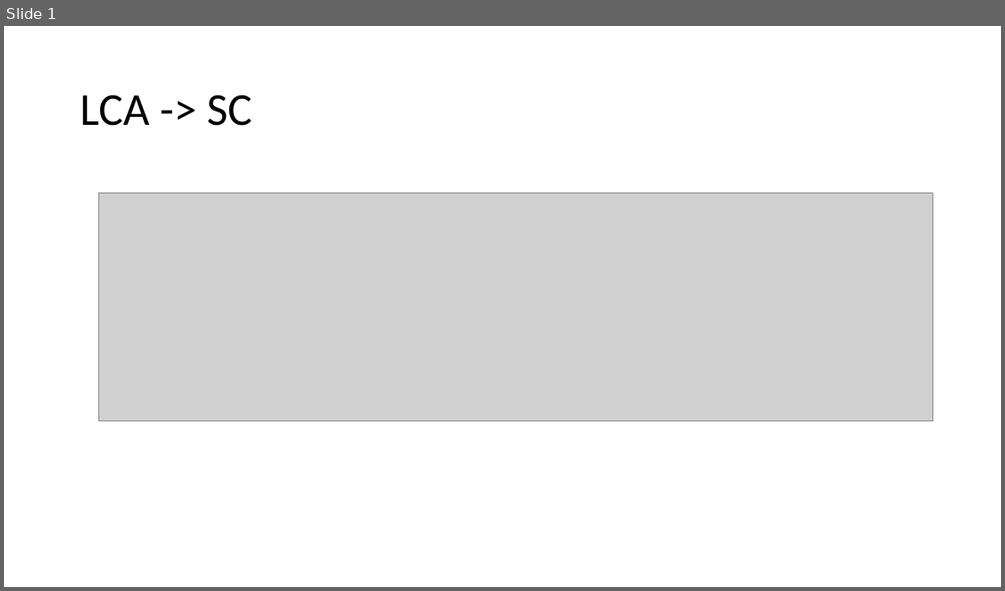
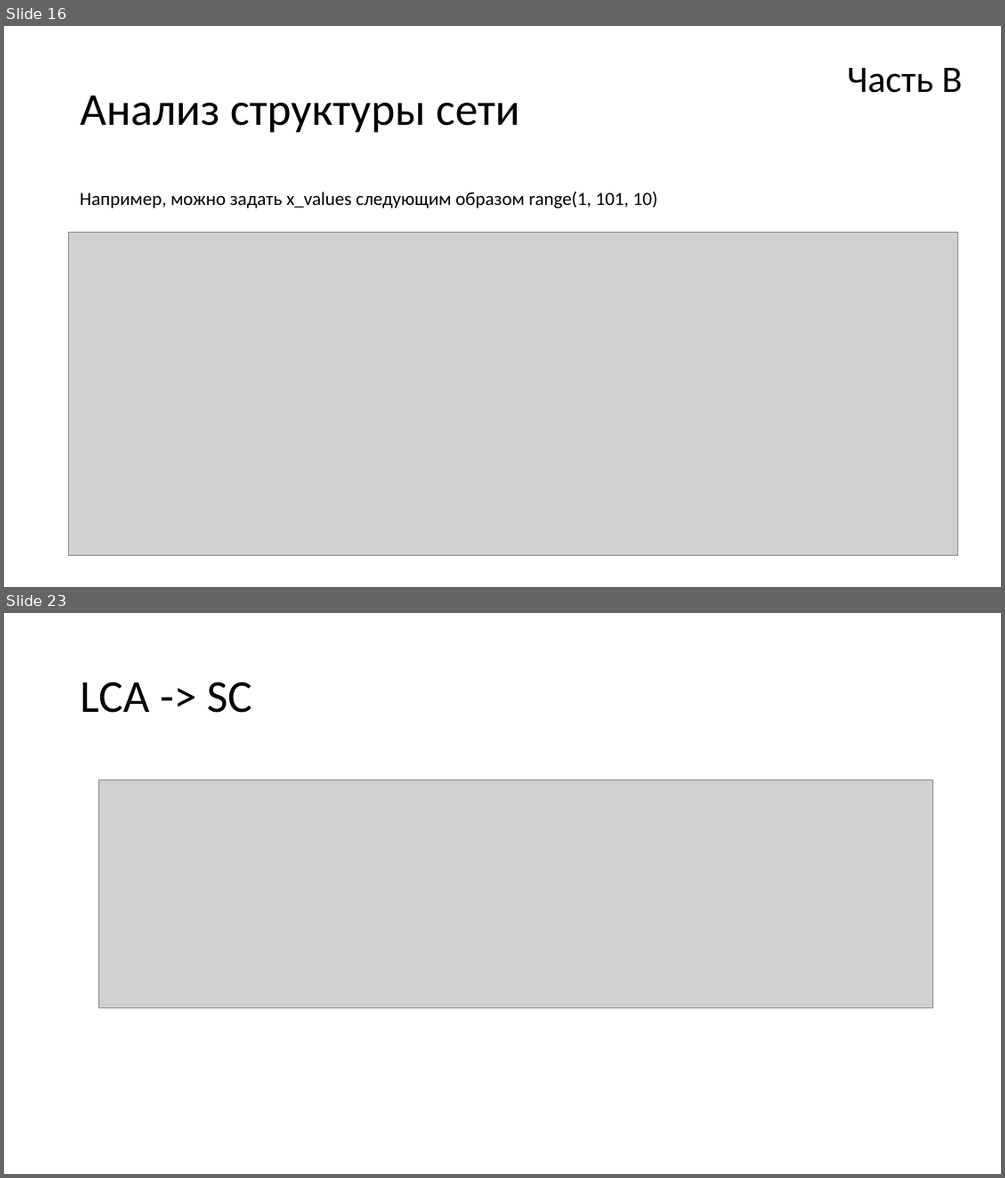
Before and after one commit to answerIII/Graph_Theory_LeetCode25, a slide deck: results/pres.pptx. Shown one above the other, each under a label of ours: slide 1 before the commit, slides 16 and 23 after it; the slides between them are not shown. The pictures are 1005x591 and 1005x1178 pixels, drawn with LibreOffice and Linux fonts; fonts in the diff are those of the drawing; grey boxes stand for pictures. Boxes give left, top, right and bottom in pixels: in the first picture for what was removed or moved away, otherwise in the second. Text is boxed around its words. In the diff, an @@ line names an element or a change of style, - is before the commit and + after.

```diff
--- a/results/pres.pptx
+++ b/results/pres.pptx
@@ slide 16 added at (x1=4, y1=26, x2=1001, y2=587), background #FFFFFF @@
@@ text added at (x1=847, y1=68, x2=963, y2=93), 36 pt, text #000000 @@
+Часть В
@@ title added at (x1=80, y1=95, x2=520, y2=133), 44 pt, text #000000 @@
+Анализ структуры сети
@@ text added at (x1=80, y1=192, x2=658, y2=208), 18 pt, text #000000 @@
+Например, можно задать x_values следующим образом range(1, 101, 10)
@@ picture added at (x1=68, y1=232, x2=958, y2=556) @@
@@ what was slide 1 is now slide 23 @@
```
Also in this commit, not shown: 21 other slides added.
